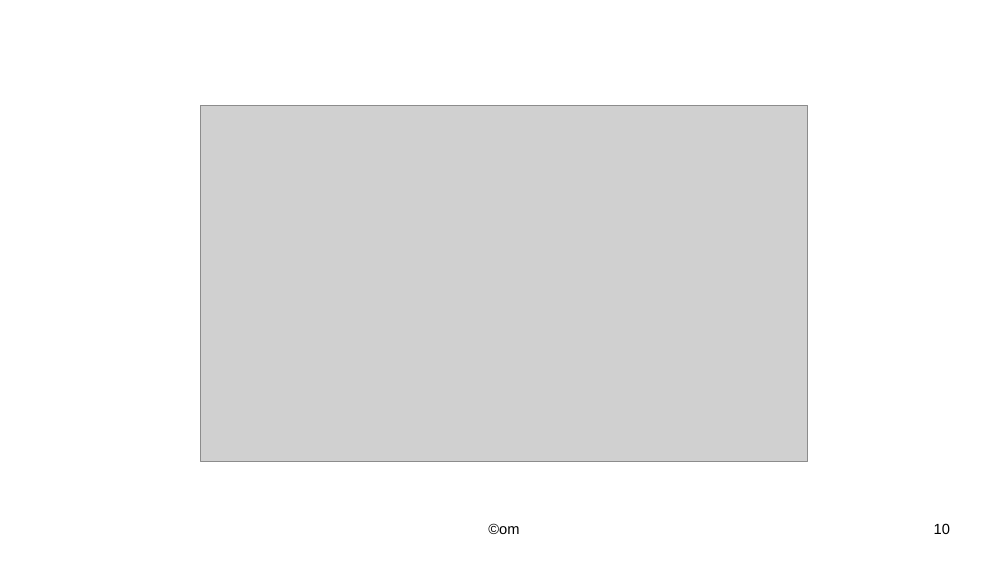
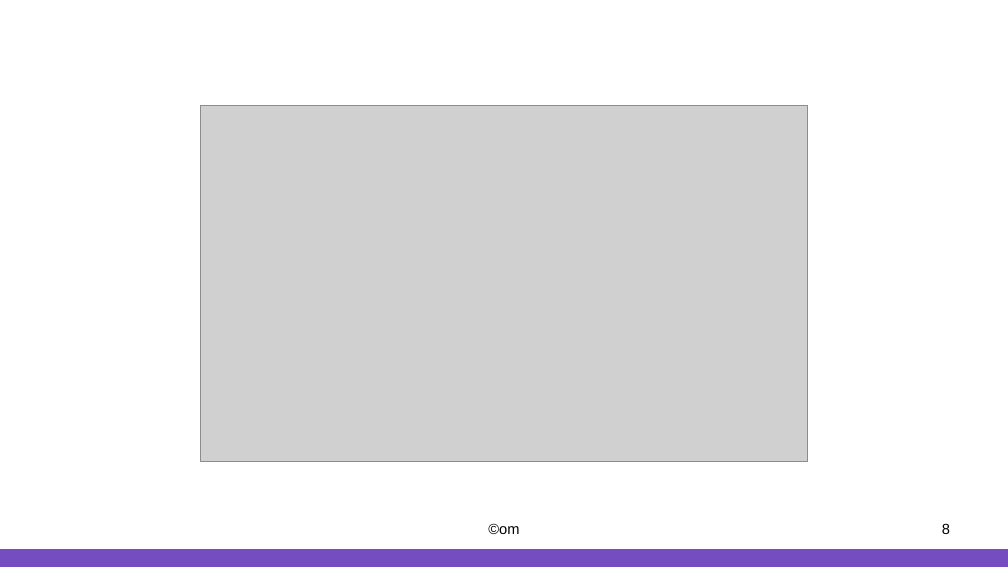
Before and after one commit to iData1011/data-analysis-projects, a slide deck: slide 8 of EDA-iris/slide/slide-iris.pptx (slide 10 before the commit). Drawn at 1008x567 pixels with LibreOffice and Linux fonts; fonts in the diff are those of the drawing; grey boxes stand for pictures. Boxes give left, top, right and bottom in pixels: in the first picture for what was removed or moved away, otherwise in the second. Text is boxed around its words. In the diff, an @@ line names an element or a change of style, - is before the commit and + after.

```diff
--- a/EDA-iris/slide/slide-iris.pptx
+++ b/EDA-iris/slide/slide-iris.pptx
@@ page number at (x1=942, y1=523, x2=950, y2=534): text changed @@
-10
+8
@@ rectangle added at (x1=0, y1=549, x2=1008, y2=567), fill #754DC1 @@
```
Also in this commit, not shown: 7 other slides changed, 1 slide added, 3 slides removed, 9 other files.
